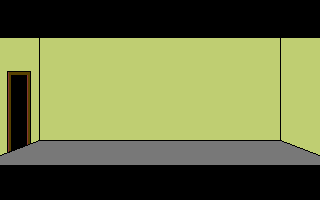
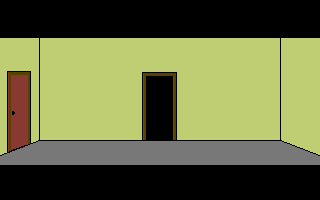
Revision of a layered 320 x 200 image; what changed, layer by layer:
added layer "door" above "left #1" over (11, 75, 27, 150)
added layer "door_up" above "left" over (142, 72, 177, 140)
showed "Background" over (11, 72, 177, 150)
